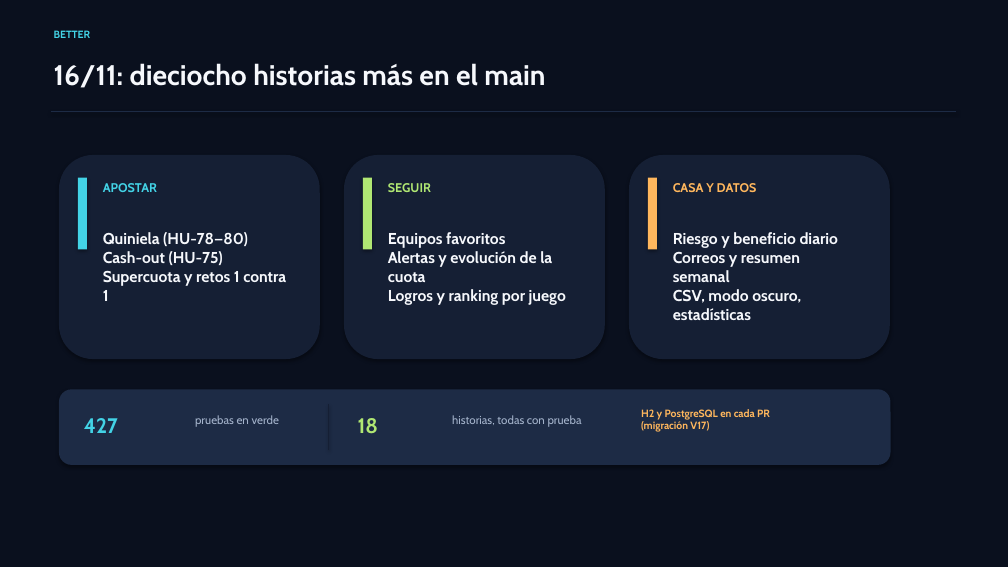
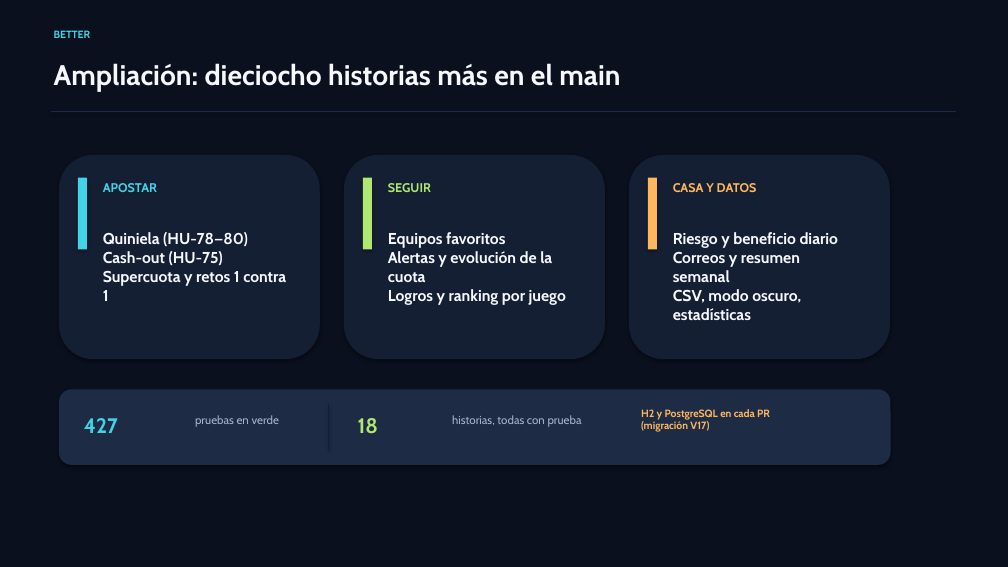
Before and after one commit to riverri/IS1, a slide deck: slide 5 of docs/presentaciones/presentacion4.pptx. Drawn at 1008x567 pixels with LibreOffice and Linux fonts; fonts in the diff are those of the drawing. Boxes give left, top, right and bottom in pixels: in the first picture for what was removed or moved away, otherwise in the second. Text is boxed around its words. In the diff, an @@ line names an element or a change of style, - is before the commit and + after.

```diff
--- a/docs/presentaciones/presentacion4.pptx
+++ b/docs/presentaciones/presentacion4.pptx
@@ text at [54, 63, 620, 91]: text changed @@
-16/11: dieciocho historias más en el main
+Ampliación: dieciocho historias más en el main
```
Also in this commit, not shown: 2 other slides changed.
